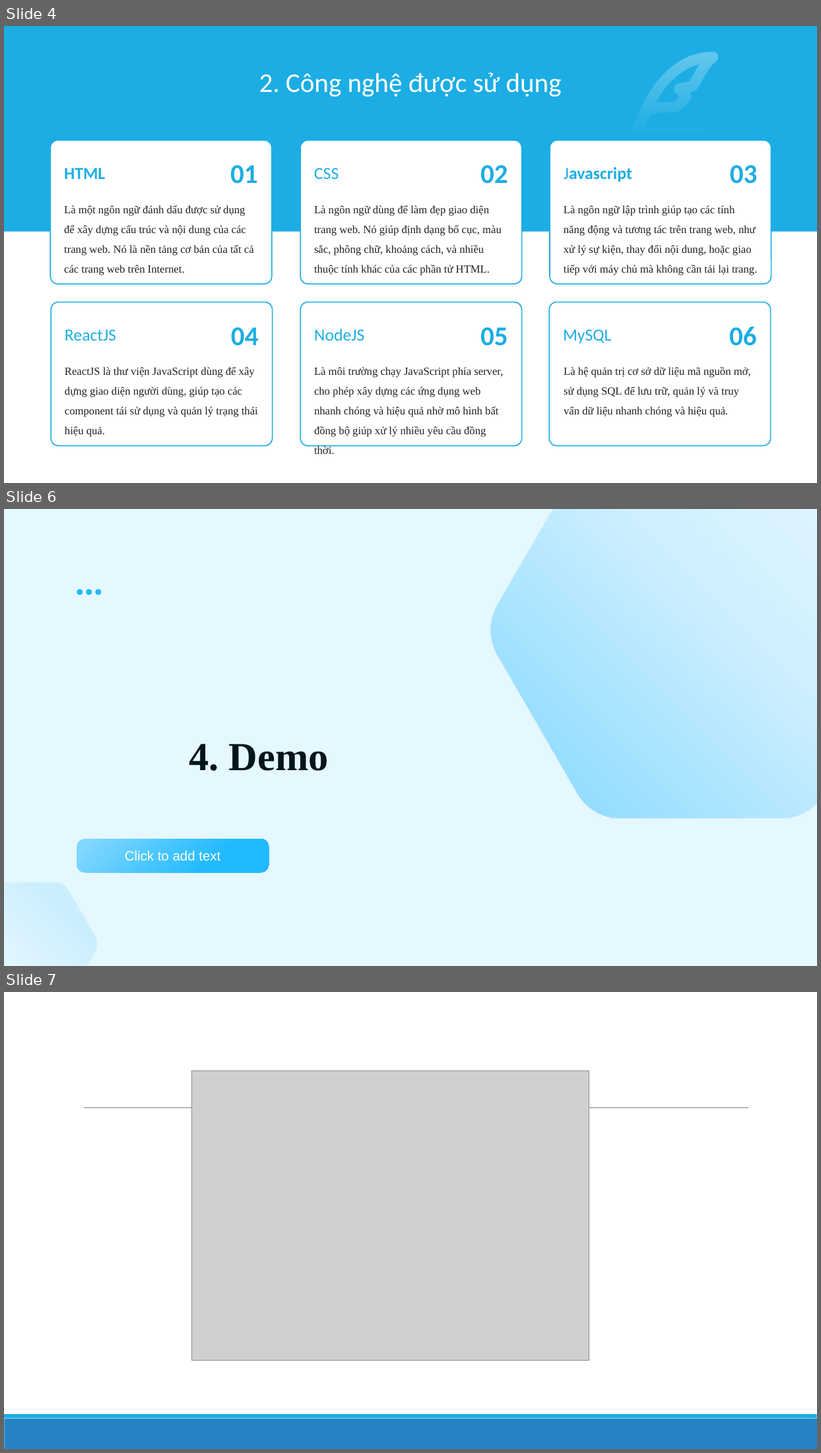
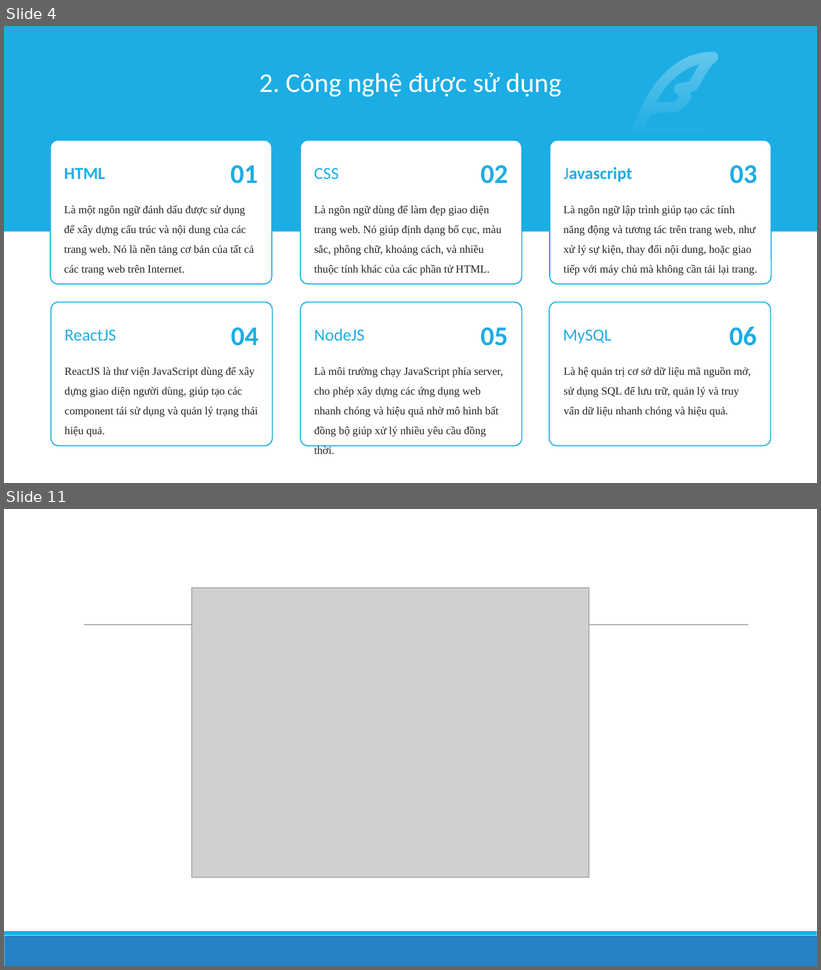
Before and after one commit to qhd279/Nhom055, a slide deck: slide.pptx. Shown one above the other, each under a label of ours: slides 4, 6 and 7 before the commit, slides 4 and 11 after it; the slides between them are not shown. The pictures are 821x1453 and 821x970 pixels, drawn with LibreOffice and Linux fonts; fonts in the diff are those of the drawing; grey boxes stand for pictures; background and template pictures are left out. Boxes give left, top, right and bottom in pixels: in the first picture for what was removed or moved away, otherwise in the second. Text is boxed around its words. In the diff, an @@ line names an element or a change of style, - is before the commit and + after.

```diff
--- a/slide.pptx
+++ b/slide.pptx
@@ slide 6 removed at <box>4,509,817,966</box>, background #E5F7FF @@
@@ freeform shape removed at <box>491,509,817,819</box> @@
@@ ellipse removed at <box>77,589,83,595</box> @@
@@ ellipse removed at <box>86,589,92,595</box> @@
@@ ellipse removed at <box>96,589,102,595</box> @@
@@ title removed at <box>189,744,329,771</box> @@
-4. Demo
@@ freeform shape removed at <box>4,883,96,966</box> @@
@@ what was slide 7 is now slide 11 @@
```
Also in this commit, not shown: 2 slides changed, 5 slides added, 10 other files.
